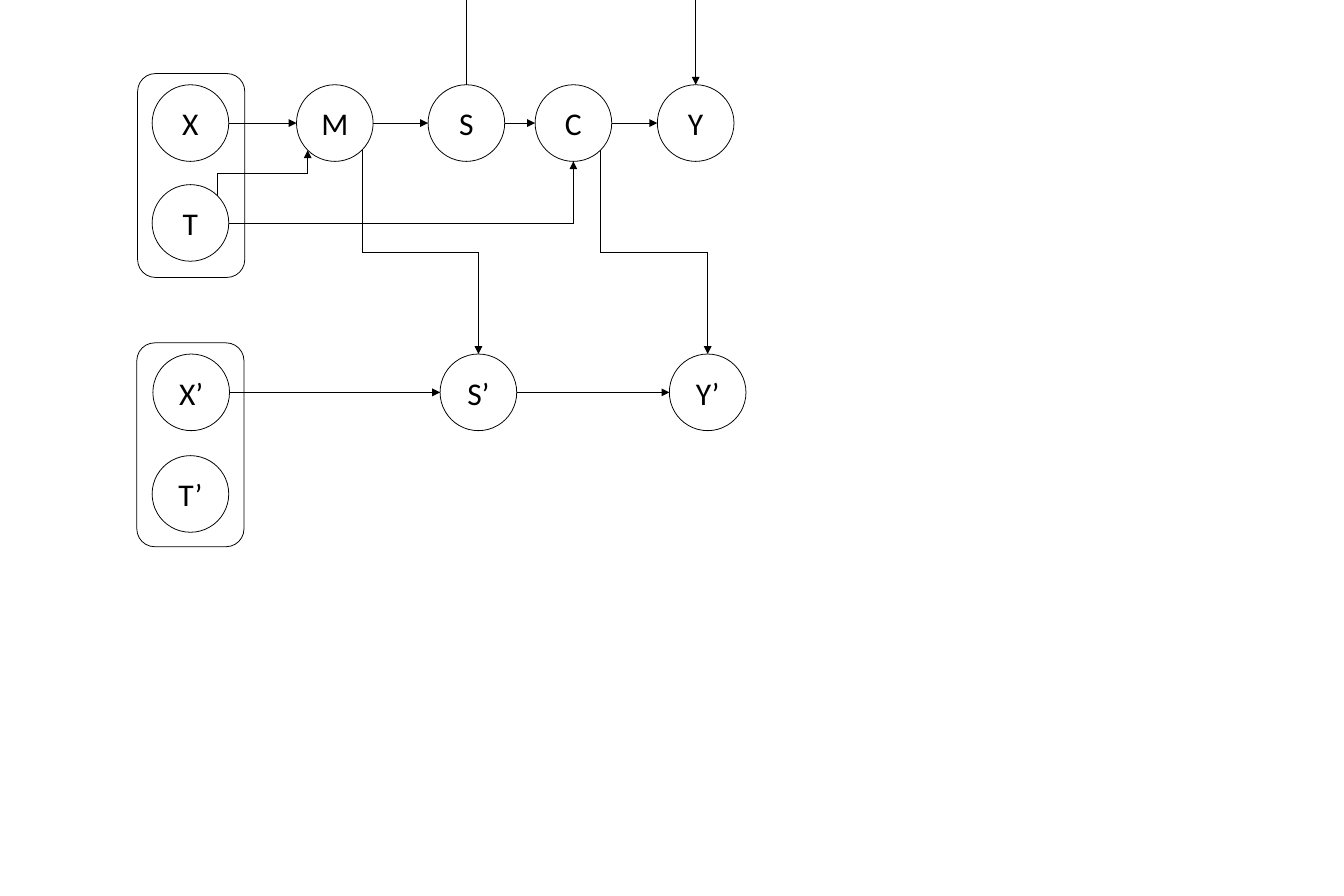
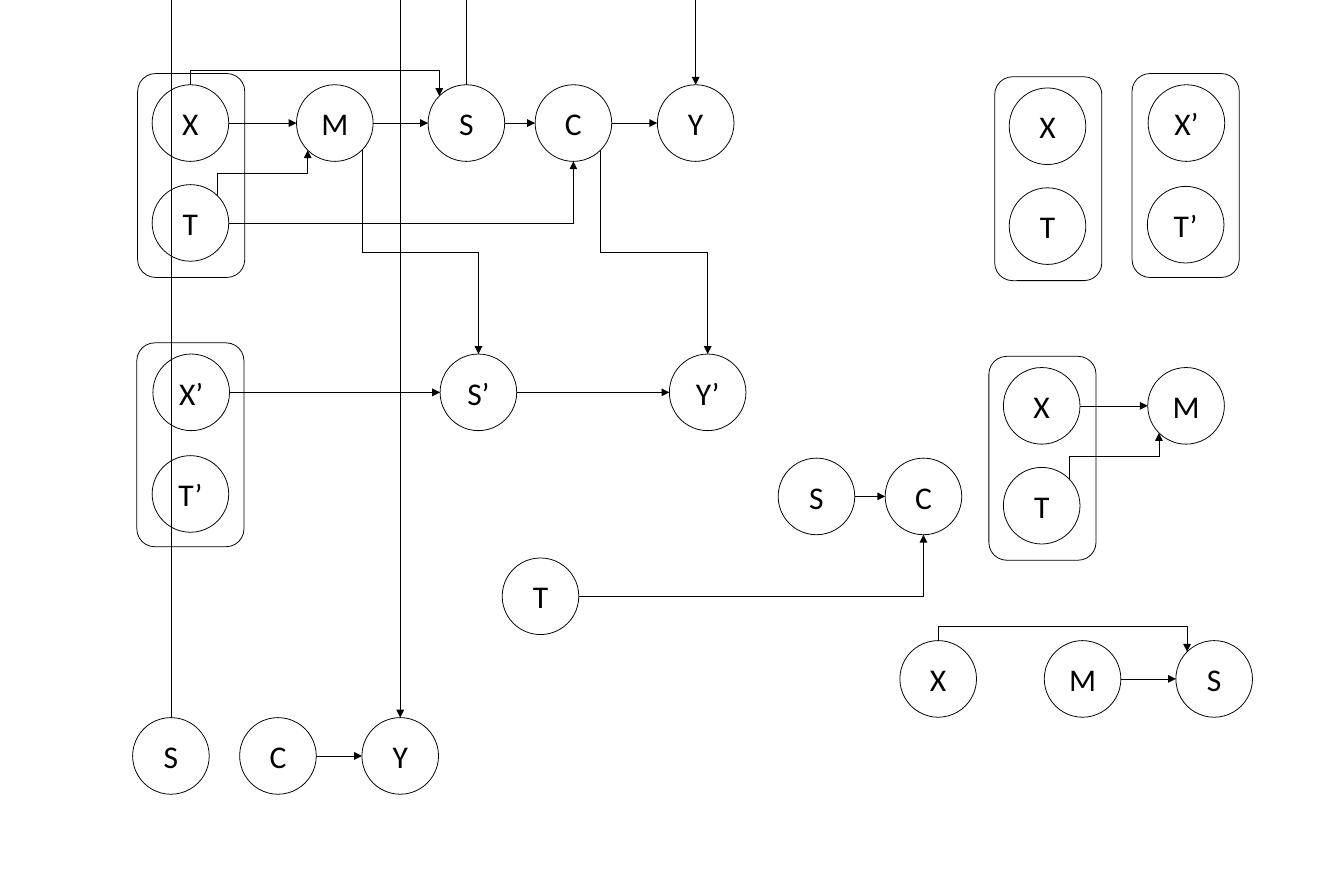
Before and after one commit to Rio114/MachineLearning, a slide deck: slide 13 of unbalance/images.pptx. Drawn at 1344x896 pixels with LibreOffice and Linux fonts; fonts in the diff are those of the drawing. Boxes give left, top, right and bottom in pixels: in the first picture for what was removed or moved away, otherwise in the second. Text is boxed around its words. In the diff, an @@ line names an element or a change of style, - is before the commit and + after.

```diff
--- a/unbalance/images.pptx
+++ b/unbalance/images.pptx
@@ elbow arrow added from (191, 85) to (439, 96), #000000 0.5 pt @@
@@ rounded rectangle added at (995,77,1102,281), outline #000000 1 pt @@
@@ ellipse added at (1009,88,1086,165), outline #000000 1 pt, 40 pt, text #000000 @@
+X
@@ rounded rectangle added at (1132,73,1239,277), outline #000000 1 pt @@
@@ ellipse added at (1148,85,1225,162), outline #000000 1 pt, 40 pt, text #000000 @@
+X’
@@ ellipse added at (1009,188,1086,265), outline #000000 1 pt, 40 pt, text #000000 @@
+T
@@ ellipse added at (1148,187,1225,263), outline #000000 1 pt, 40 pt, text #000000 @@
+T’
@@ rounded rectangle added at (989,356,1096,560), outline #000000 1 pt @@
@@ ellipse added at (1003,368,1080,444), outline #000000 1 pt, 40 pt, text #000000 @@
+X
@@ ellipse added at (1148,368,1225,444), outline #000000 1 pt, 40 pt, text #000000 @@
+M
@@ arrow added from (1080, 406) to (1148, 406), #000000 0.5 pt @@
@@ elbow arrow added from (1069, 479) to (1159, 433), #000000 0.5 pt @@
@@ ellipse added at (778,458,855,535), outline #000000 1 pt, 40 pt, text #000000 @@
+S
@@ ellipse added at (885,458,962,535), outline #000000 1 pt, 40 pt, text #000000 @@
+C
@@ ellipse added at (1003,468,1080,545), outline #000000 1 pt, 40 pt, text #000000 @@
+T
@@ arrow added from (855, 497) to (885, 497), #000000 0.5 pt @@
@@ elbow arrow added from (579, 596) to (924, 535), #000000 0.5 pt @@
@@ ellipse added at (502,558,579,635), outline #000000 1 pt, 40 pt, text #000000 @@
+T
@@ elbow arrow added from (938, 641) to (1187, 652), #000000 0.5 pt @@
@@ ellipse added at (900,641,977,718), outline #000000 1 pt, 40 pt, text #000000 @@
+X
@@ ellipse added at (1044,641,1121,718), outline #000000 1 pt, 40 pt, text #000000 @@
+M
@@ ellipse added at (1176,641,1253,718), outline #000000 1 pt, 40 pt, text #000000 @@
+S
@@ arrow added from (1121, 679) to (1176, 679), #000000 0.5 pt @@
@@ ellipse added at (133,718,209,794), outline #000000 1 pt, 40 pt, text #000000 @@
+S
@@ elbow arrow added from (171, 718) to (400, 718), #000000 0.5 pt @@
@@ ellipse added at (240,718,316,794), outline #000000 1 pt, 40 pt, text #000000 @@
+C
@@ ellipse added at (362,718,439,794), outline #000000 1 pt, 40 pt, text #000000 @@
+Y
@@ arrow added from (316, 756) to (362, 756), #000000 0.5 pt @@
```
Also in this commit, not shown: 21 other files.
